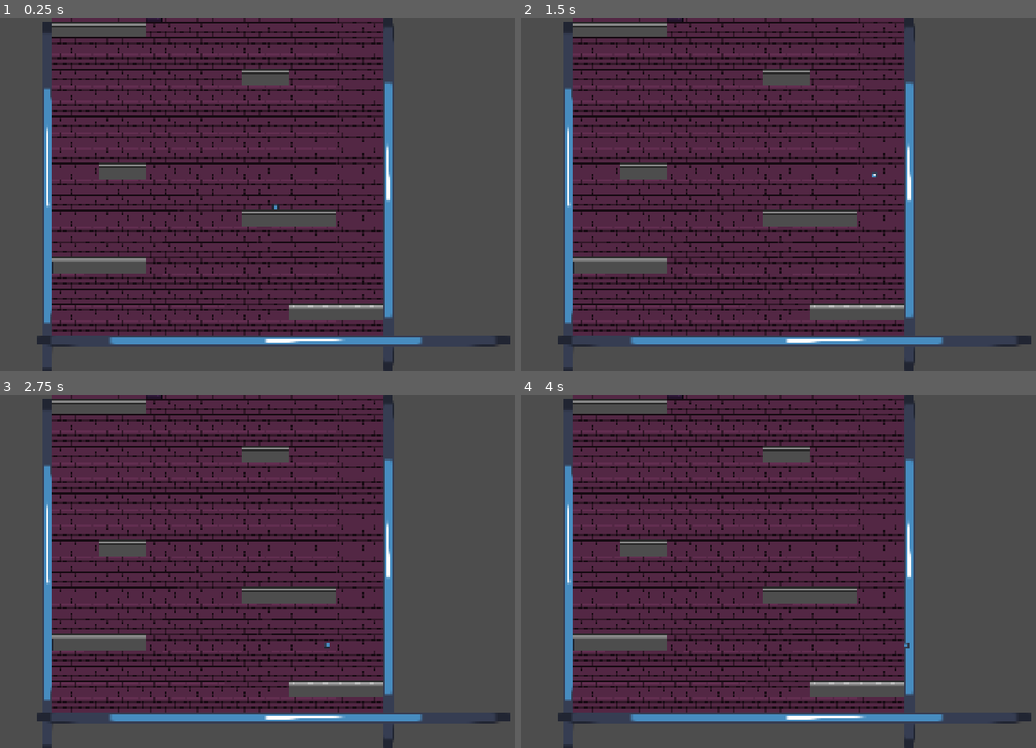
Above: before the commit, frames 1-4 (two rows, left to right).
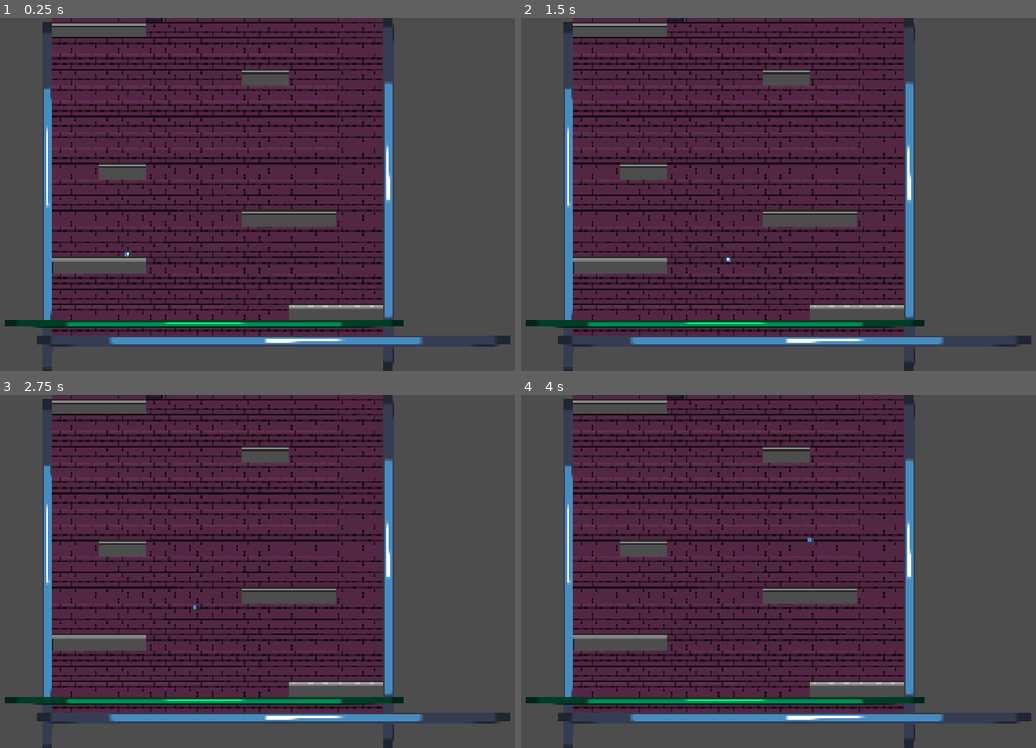
Above: after the commit, the same moments.

Repository: mokoszerosy/giera-dzamik-v4
Game: Godot game, scene res://scenes/levels/base_level.tscn
The game is run twice, just before and just after one commit, with the same random seed, the same clock (stepped at 60 frames per second) and the same inputs. The engine's default icon, where the game draws it, is replaced by a stand-in: a white triangle on a blue panel in a dark square.
Inputs:
- Up to frame 1 (0.25 s): no input
- Up to frame 2 (1.5 s): tap Enter at 0.5 s; hold Space (jump) 0.53-1.28 s; hold Right (move_right) from 0.53 s (still down); tap Space (jump) at 1.35 s
- Up to frame 3 (2.75 s): tap Space (jump) at 1.52, 1.82 s; tap Enter at 2 s; release Right (move_right) at 2.03 s; hold A (move_left) from 2.03 s (still down); hold Space (jump) from 2.03 s (still down)
- Up to frame 4 (4 s): release A (move_left) at 2.78 s; release Space (jump) at 2.78 s; hold Right (move_right) from 2.78 s (still down); tap Space (jump) at 2.85, 3.02, 3.32 s; tap Enter at 3.5 s; hold Space (jump) from 3.53 s (still down)

The runs differ from the first frame. In frame 1, 1.7% of the frame differs, in the area x 0-79%, y 52-88%; in frame 2, 1.7%; in frame 3, 1.7%; in frame 4, 1.7%.

Commit message:
feat: Simple bounce mechanic

Diff:
--- a/gieranadzamik4/project.godot
+++ b/gieranadzamik4/project.godot
@@ -15,6 +15,10 @@
 config/features=PackedStringArray("4.7", "Forward Plus")
 config/icon="res://icon.svg"
 
+[autoload]
+
+Globals="*uid://blqdi8qsb3j11"
+
 [display]
 
 window/size/viewport_width=1920
@@ -23,6 +27,11 @@
 window/stretch/mode="canvas_items"
 window/stretch/aspect="expand"
 display_server/driver.linuxbsd="wayland"
+window/size/mode.editor=0
+
+[global_group]
+
+bouncers=""
 
 [input]
 
--- /dev/null
+++ b/gieranadzamik4/scenes/bouncer.tscn
@@ -0,0 +1,18 @@
+[gd_scene format=3 uid="uid://nd57l21qgghc"]
+
+[ext_resource type="Script" uid="uid://cgnguqmshj3mi" path="res://scripts/bouncer.gd" id="1_q2nta"]
+[ext_resource type="Texture2D" uid="uid://csto8r0llgmxg" path="res://icon.svg" id="2_f4kas"]
+
+[sub_resource type="RectangleShape2D" id="RectangleShape2D_gqjdf"]
+
+[node name="Bouncer" type="StaticBody2D" unique_id=537675923 groups=["bouncers"]]
+script = ExtResource("1_q2nta")
+
+[node name="BouncerShape" type="CollisionShape2D" parent="." unique_id=838313544]
+scale = Vector2(19, 1)
+shape = SubResource("RectangleShape2D_gqjdf")
+
+[node name="Sprite" type="Sprite2D" parent="." unique_id=1936406710]
+modulate = Color(0, 1, 0.45000005, 1)
+scale = Vector2(3.0153599, 0.15938108)
+texture = ExtResource("2_f4kas")
--- a/gieranadzamik4/scenes/levels/base_level.tscn
+++ b/gieranadzamik4/scenes/levels/base_level.tscn
@@ -3,6 +3,7 @@
 [ext_resource type="Script" uid="uid://dl2braeufmvuf" path="res://scripts/base_level.gd" id="1_md458"]
 [ext_resource type="Texture2D" uid="uid://csto8r0llgmxg" path="res://icon.svg" id="2_uk53i"]
 [ext_resource type="Texture2D" uid="uid://bqwq00uvaps6e" path="res://sprites/tilesety/Terengrahavenpierwszy.png" id="3_ukglk"]
+[ext_resource type="PackedScene" uid="uid://nd57l21qgghc" path="res://scenes/bouncer.tscn" id="4_wwrw0"]
 
 [sub_resource type="WorldBoundaryShape2D" id="WorldBoundaryShape2D_uk53i"]
 normal = Vector2(-1, 0)
@@ -327,7 +328,7 @@
 texture = ExtResource("2_uk53i")
 
 [node name="PlayerSpawnPoint" type="Marker2D" parent="." unique_id=630531347]
-position = Vector2(960, 540)
+position = Vector2(508, 683)
 
 [node name="TileMap" type="TileMap" parent="." unique_id=284650085]
 texture_filter = 1
@@ -336,3 +337,7 @@
 tile_set = SubResource("TileSet_g4v7s")
 format = 2
 layer_0/tile_data = PackedInt32Array(589795, 1179648, 4, 589796, 1179648, 4, 589797, 1179648, 4, 589798, 1179648, 4, 58 …(18477 unchanged characters)…
+
+[node name="Bouncer" parent="." unique_id=537675923 instance=ExtResource("4_wwrw0")]
+position = Vector2(742, 935)
+scale = Vector2(3.16, 1)
--- /dev/null
+++ b/gieranadzamik4/scripts/bouncer.gd
@@ -0,0 +1 @@
+extends Node
--- /dev/null
+++ b/gieranadzamik4/scripts/globals.gd
@@ -0,0 +1,4 @@
+extends Node
+
+const TILE_SIZE: int = 48
+const LEVEL_STEP: float = 3 * TILE_SIZE
--- a/gieranadzamik4/scripts/player.gd
+++ b/gieranadzamik4/scripts/player.gd
@@ -1,17 +1,24 @@
 extends CharacterBody2D
 
 @export var horizontal_speed := 250.0
-@export var jump_velocity := -600.0
+@export var jump_velocity := -400.0
 var gravity: float = ProjectSettings.get_setting("physics/2d/default_gravity")
+var last_collided_with: Dictionary[Object, Object] = {}
+var last_floor_height: float = 0.0
 
 func _physics_process(delta: float) -> void:
 	if not is_on_floor():
 		velocity.y += gravity * delta
 
+	apply_movement_inputs()
+	var old_velocity: Vector2 = velocity
+	move_and_slide()
+	do_bounces(old_velocity)
 
+
+func apply_movement_inputs():
 	if Input.is_action_pressed("jump") and is_on_floor():
-		print(delta)
-		velocity.y += jump_velocity
+		velocity.y = jump_velocity
 
 	var direction := Input.get_axis("move_left", "move_right")
 	if direction:
@@ -19,4 +26,36 @@
 	else:
 		velocity.x = move_toward(velocity.x, 0, horizontal_speed)
 
-	move_and_slide()
+func do_bounces(old_velocity: Vector2):
+	var normal = Vector2()
+
+	var collisions: Array[Object] = []
+
+	var first_time: bool = false
+
+	for i in get_slide_collision_count():
+		var collision: KinematicCollision2D = get_slide_collision(i)
+		var collider = collision.get_collider()
+		if not collider.is_in_group("bouncers"):
+			if is_on_floor():
+				last_collided_with.clear()
+				last_floor_height = collision.get_position().y
+			continue
+		first_time = first_time or not collider in last_collided_with
+		last_collided_with[collider] = null
+		collisions.append(collision)
+
+
+	for collision in collisions:
+		if (normal.is_zero_approx()):
+			normal = collision.get_normal()
+		else:
+			normal = ((normal + collision.get_normal()) / 2.0).normalized()
+
+
+	if (!normal.is_zero_approx()):
+		var bounce_distance: float = abs(last_floor_height - global_position.y)
+		var bounce: float = bounce_distance + Globals.TILE_SIZE + Globals.LEVEL_STEP * int(first_time)
+		var direction = old_velocity.normalized().bounce(normal)
+		velocity = direction *  sqrt(bounce * 2 * gravity)
+		move_and_slide()
Not shown, added: gieranadzamik4/scripts/bouncer.gd.uid
Not shown, added: gieranadzamik4/scripts/globals.gd.uid
